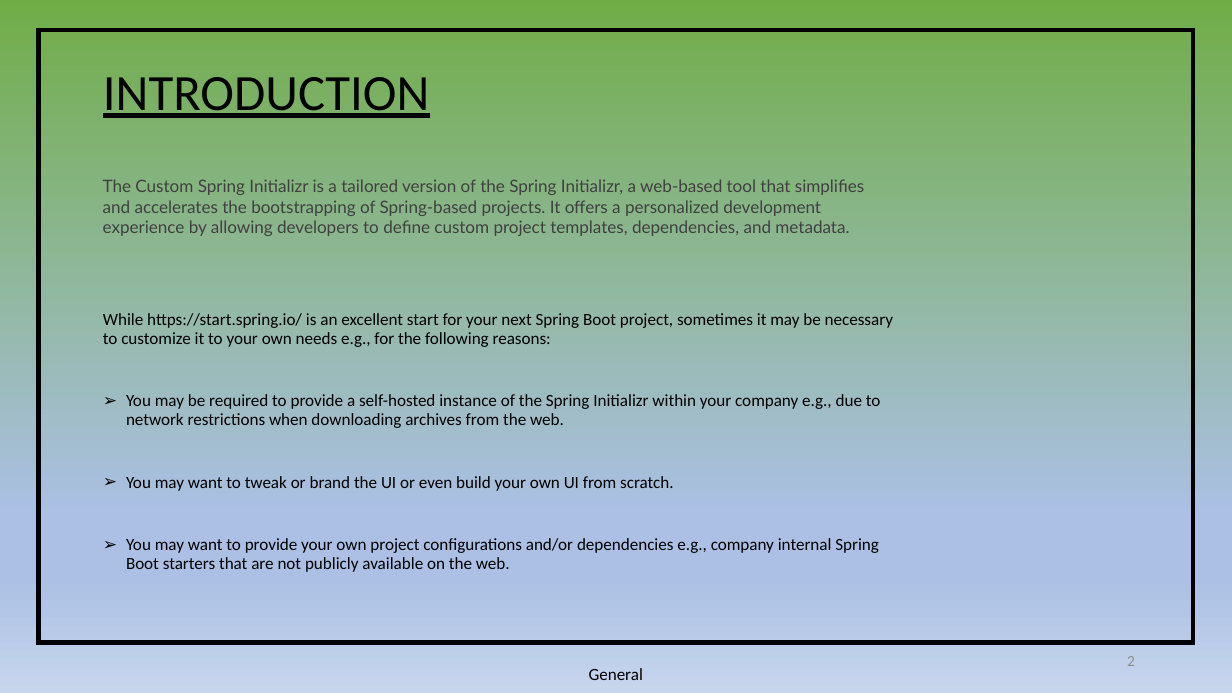
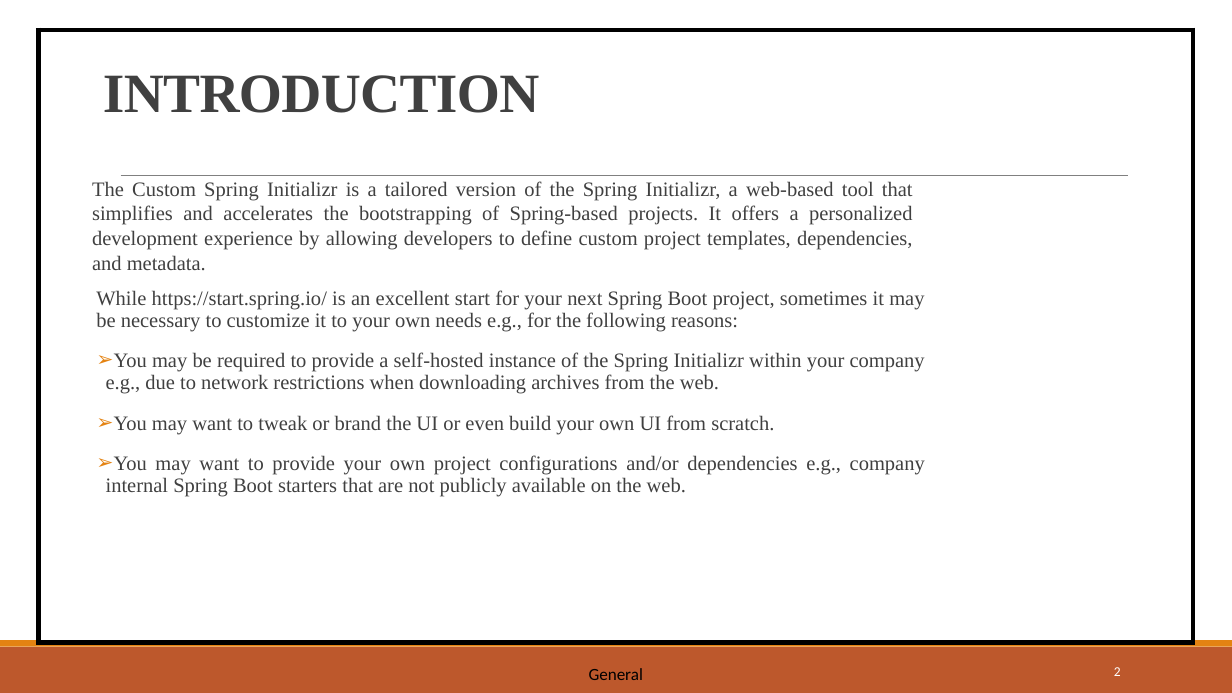
Before and after one commit to Tunir10Chaudhuri/Case_Study_Group_4, a slide deck: slide 2 of CaseStudy-04.pptx. Drawn at 1232x693 pixels with LibreOffice and Linux fonts; fonts in the diff are those of the drawing. Boxes give left, top, right and bottom in pixels: in the first picture for what was removed or moved away, otherwise in the second. Text is boxed around its words. In the diff, an @@ line names an element or a change of style, - is before the commit and + after.

```diff
--- a/CaseStudy-04.pptx
+++ b/CaseStudy-04.pptx
@@ background gradient #70AD47 to #ABC0E4 to #C7D5ED to #FFFFFF @@
@@ title "INTRODUCTION" at box(103, 75, 539, 113): size 29.7 to 32.4 pt, font Calibri to Times New Roman, text colour #000000 to #404040, letter spacing 0 to -0.4 pt, bold on, underline off; line spacing 0.9 to 0.85; vertical alignment middle to bottom @@
@@ text "The Custom Spring Initializr is ...": place and size @@
-text "The Custom Spring Initializr is ..." at box(103, 179, 864, 236)
+text "The Custom Spring Initializr is ..." at box(92, 181, 913, 270)
@@ text "The Custom Spring Initializr is ..." at box(92, 181, 913, 270): size 10 to 12 pt, font Lato to Times New Roman; alignment left to justified @@
@@ line added from (121, 176) to (1127, 176), #808080 0.5 pt @@
@@ text "While https://start.spring.io/ is an excellent ...": place and size @@
-text "While https://start.spring.io/ is an excellent ..." at box(103, 313, 893, 572)
+text "While https://start.spring.io/ is an excellent ..." at box(96, 290, 925, 497)
@@ text "While https://start.spring.io/ is an excellent ..." at box(96, 290, 925, 497): size 10 to 12 pt, font Calibri to Times New Roman, text colour #000000 to #404040; alignment left to justified; more space between paragraphs; indent changed @@
@@ rectangle added at box(0, 647, 1232, 693), fill #BD582C @@
@@ rectangle added at box(0, 641, 1232, 647), fill #E48312 @@
@@ page number: place and size @@
-page number at box(1127, 656, 1135, 666)
+page number at box(1114, 667, 1121, 676)
@@ page number at box(1114, 667, 1121, 676): size 9 to 7.9 pt, text colour #8C8C8C to #FFFFFF @@
```
Also in this commit, not shown: 9 other slides changed, 1 slide added, 1 slide removed.
